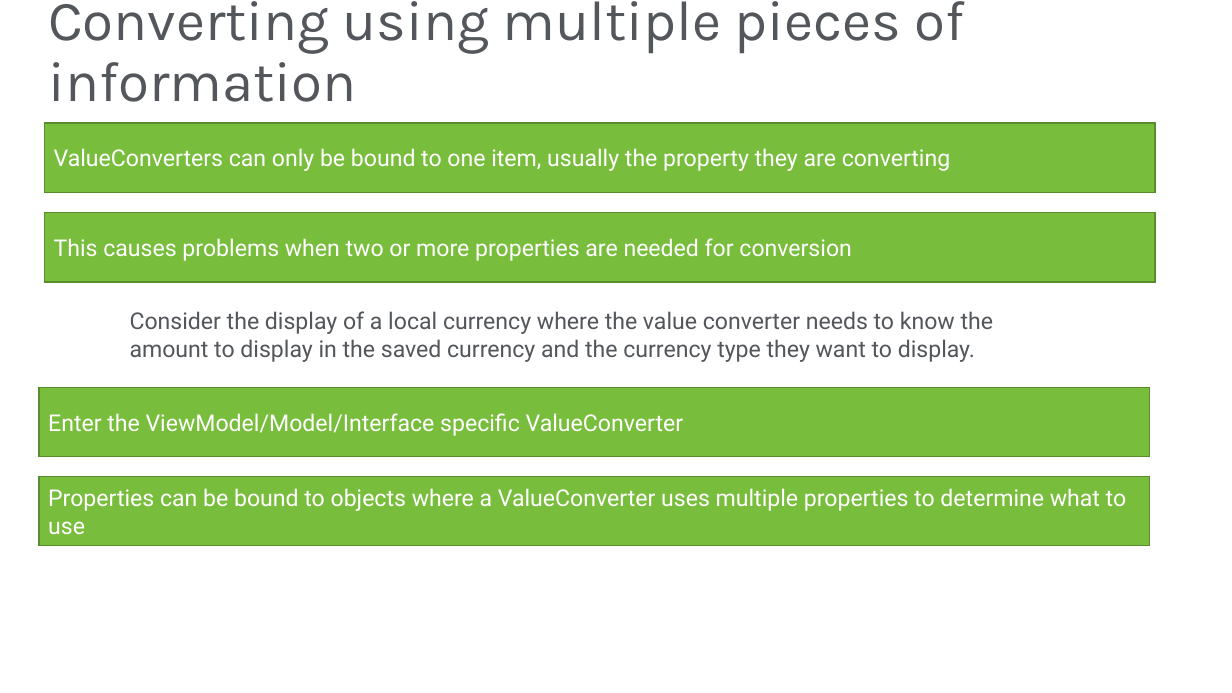
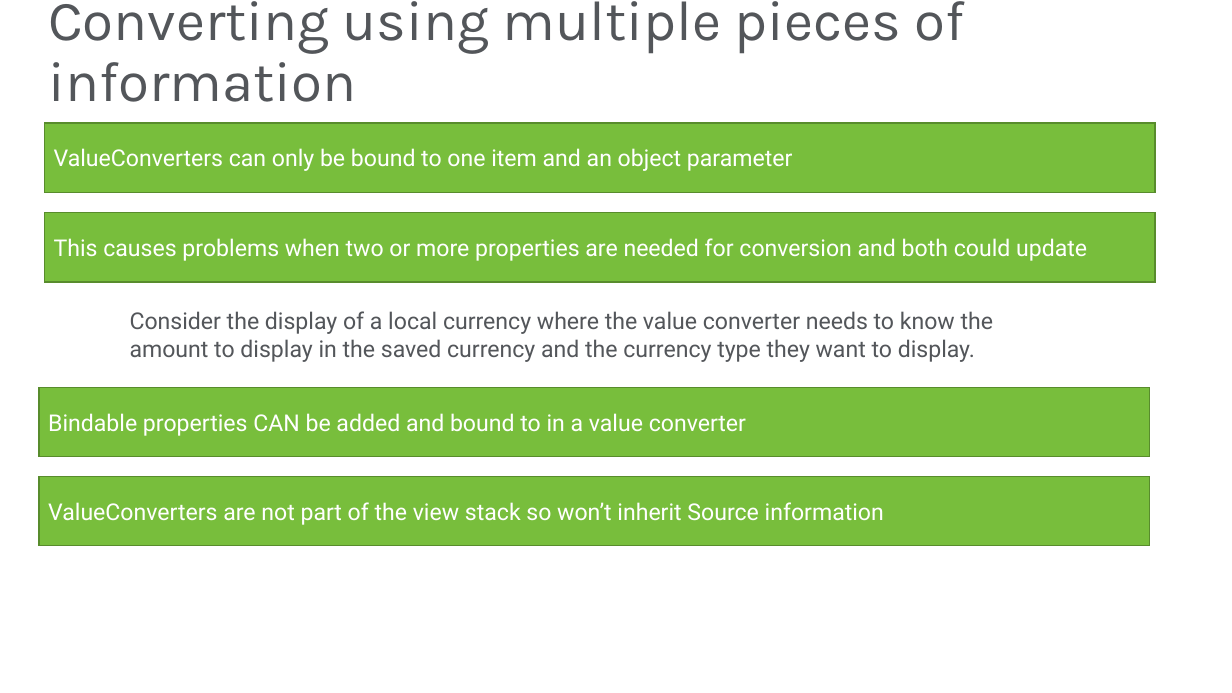
Before and after one commit to Magenic/IntroToXamarinForms, a slide deck: slide 15 of presentations/XamarinForms-Week4.pptx. Drawn at 1232x693 pixels with LibreOffice and Linux fonts; fonts in the diff are those of the drawing; background and template pictures are left out. Boxes give left, top, right and bottom in pixels: in the first picture for what was removed or moved away, otherwise in the second. Text is boxed around its words. In the diff, an @@ line names an element or a change of style, - is before the commit and + after.

```diff
--- a/presentations/XamarinForms-Week4.pptx
+++ b/presentations/XamarinForms-Week4.pptx
@@ text in rectangle at (54,148,792,171): text changed @@
-ValueConverters can only be bound to one item, usually the property they are converting
+ValueConverters can only be bound to one item and an object parameter
@@ text in rectangle at (54,238,1087,261): text changed @@
-This causes problems when two or more properties are needed for conversion
+This causes problems when two or more properties are needed for conversion and both could update
@@ text in rectangle at (48,413,746,436): text changed @@
-Enter the ViewModel/Model/Interface specific ValueConverter
+Bindable properties CAN be added and bound to in a value converter
@@ text in rectangle at (48,502,884,525): text changed @@
-Properties can be bound to objects where a ValueConverter uses multiple properties to determine what to use
+ValueConverters are not part of the view stack so won’t inherit Source information
```
Also in this commit, not shown: 2 other slides changed, 8 slides added.
